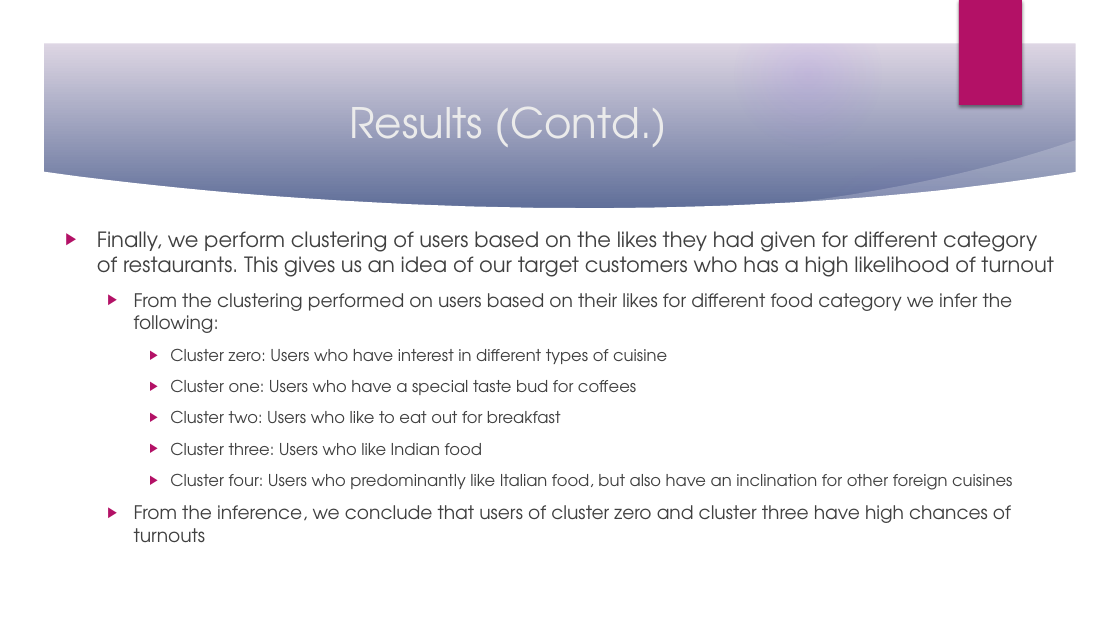
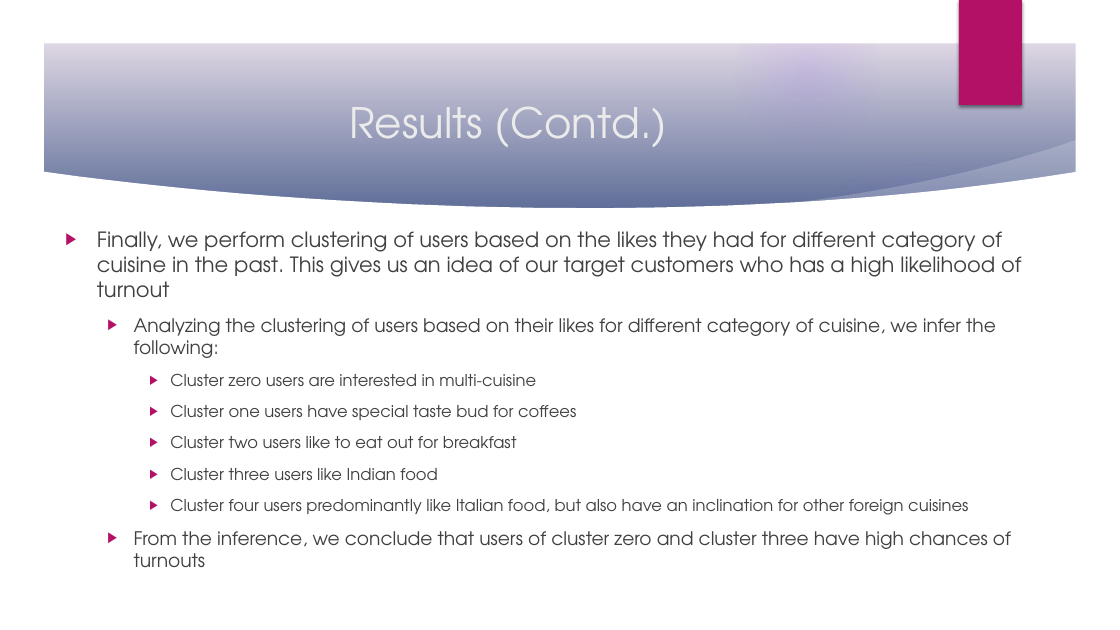
Before and after one commit to UPriyadharshini/Coursera_Capstone, a slide deck: slide 14 of Coursera_Capstone_Final.pptx. Drawn at 1120x630 pixels with LibreOffice and Linux fonts; fonts in the diff are those of the drawing; background and template pictures are left out. Boxes give left, top, right and bottom in pixels: in the first picture for what was removed or moved away, otherwise in the second. Text is boxed around its words. In the diff, an @@ line names an element or a change of style, - is before the commit and + after.

```diff
--- a/Coursera_Capstone_Final.pptx
+++ b/Coursera_Capstone_Final.pptx
@@ text at <box>97,231,1021,515</box>: text changed @@
-▶ Finally, we perform clustering of users based on the likes they had given for different category of restaurants. This gives us an idea of our target customers who has a high likelihood of turnout
-  ▶ From the clustering performed on users based on their likes for different food category we infer the following:
-    ▶ Cluster zero: Users who have interest in different types of cuisine
-    ▶ Cluster one: Users who have a special taste bud for coffees
-    ▶ Cluster two: Users who like to eat out for breakfast
-    ▶ Cluster three: Users who like Indian food
-    ▶ Cluster four: Users who predominantly like Italian food, but also have an inclination for other foreign cuisines
+▶ Finally, we perform clustering of users based on the likes they had for different category of cuisine in the past. This gives us an idea of our target customers who has a high likelihood of turnout
+  ▶ Analyzing the clustering of users based on their likes for different category of cuisine, we infer the following:
+    ▶ Cluster zero users are interested in multi-cuisine
+    ▶ Cluster one users have special taste bud for coffees
+    ▶ Cluster two users like to eat out for breakfast
+    ▶ Cluster three users like Indian food
+    ▶ Cluster four users predominantly like Italian food, but also have an inclination for other foreign cuisines
```
Also in this commit, not shown: 10 other slides changed, 2 other files.
